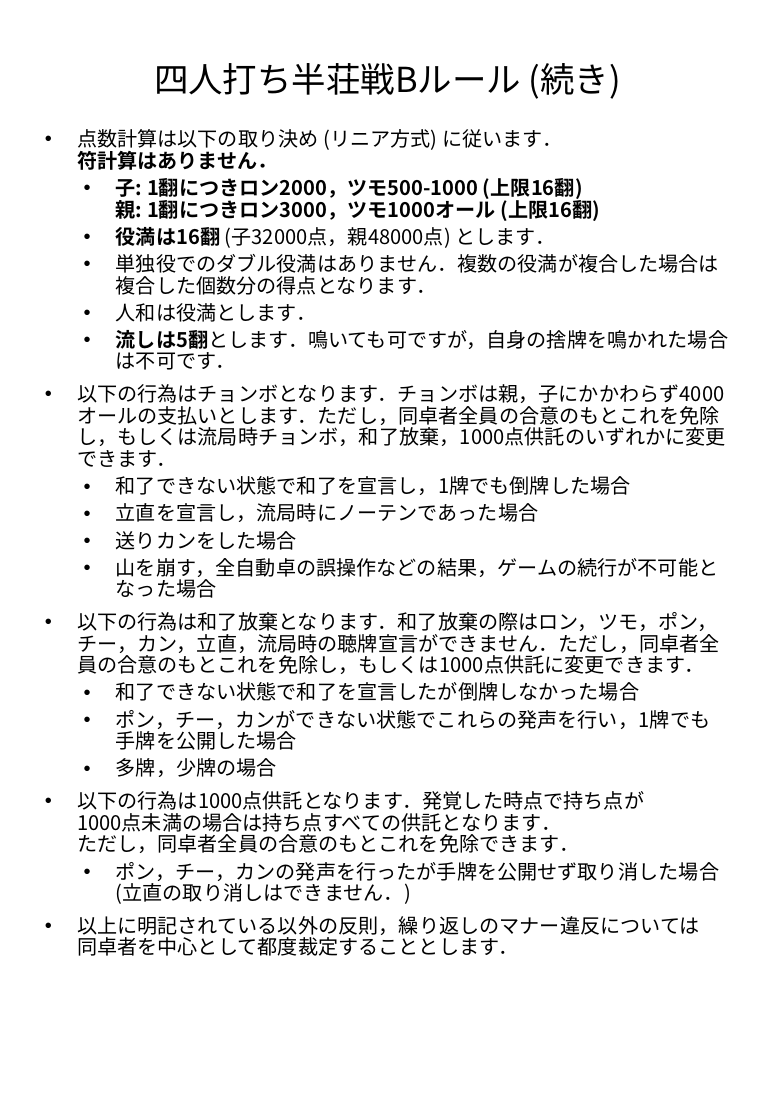
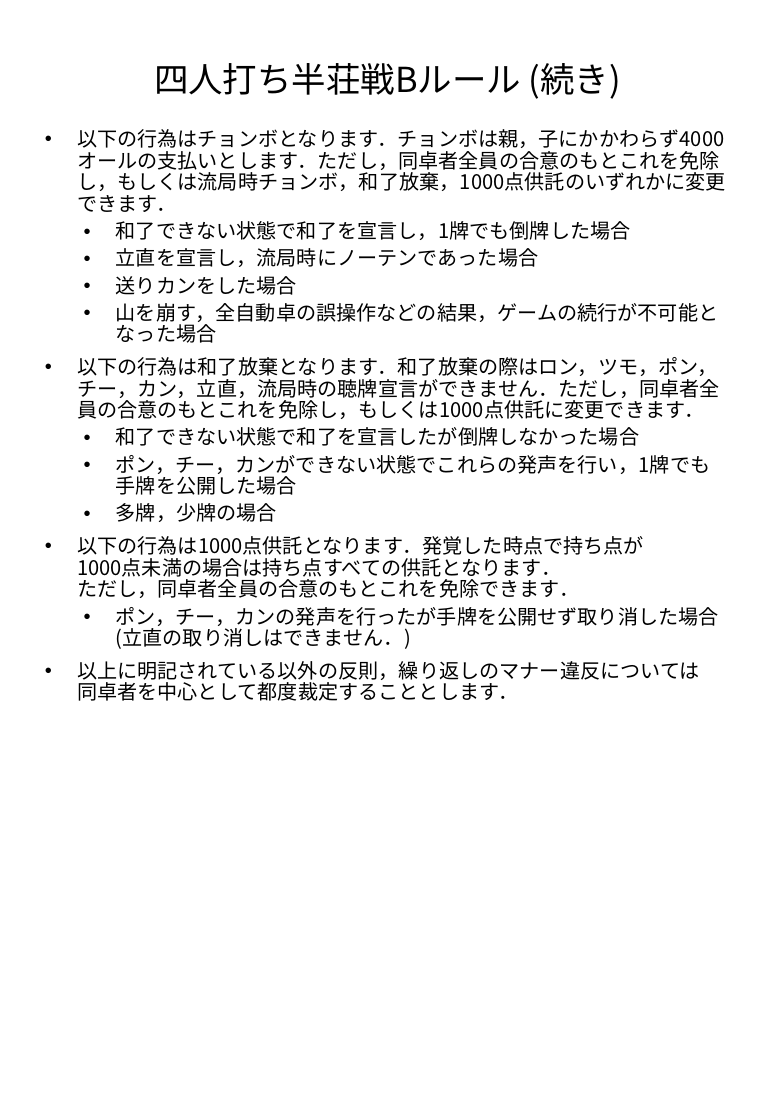
Before and after one commit to nkhrlab/neko-house, a slide deck: slide 5 of rules.pptx. Drawn at 775x1120 pixels with LibreOffice and Linux fonts; fonts in the diff are those of the drawing. Boxes give left, top, right and bottom in pixels: in the first picture for what was removed or moved away, otherwise in the second. Text is boxed around its words. In the diff, an @@ line names an element or a change of style, - is before the commit and + after.

Commit message:
ルール変更

```diff
--- a/rules.pptx
+++ b/rules.pptx
@@ subtitle at (77,129,728,370): paragraphs removed @@
-• 点数計算は以下の取り決め (リニア方式) に従います．
-  符計算はありません．
-  • 子: 1翻につきロン2000，ツモ500-1000 (上限16翻)
-    親: 1翻につきロン3000，ツモ1000オール (上限16翻)
-  • 役満は16翻 (子32000点，親48000点) とします．
-  • 単独役でのダブル役満はありません．複数の役満が複合した場合は
-    複合した個数分の得点となります．
-  • 人和は役満とします．
-  • 流しは5翻とします．鳴いても可ですが，自身の捨牌を鳴かれた場合は不可です．
```
Also in this commit, not shown: 12 other slides changed, 2 other files.
